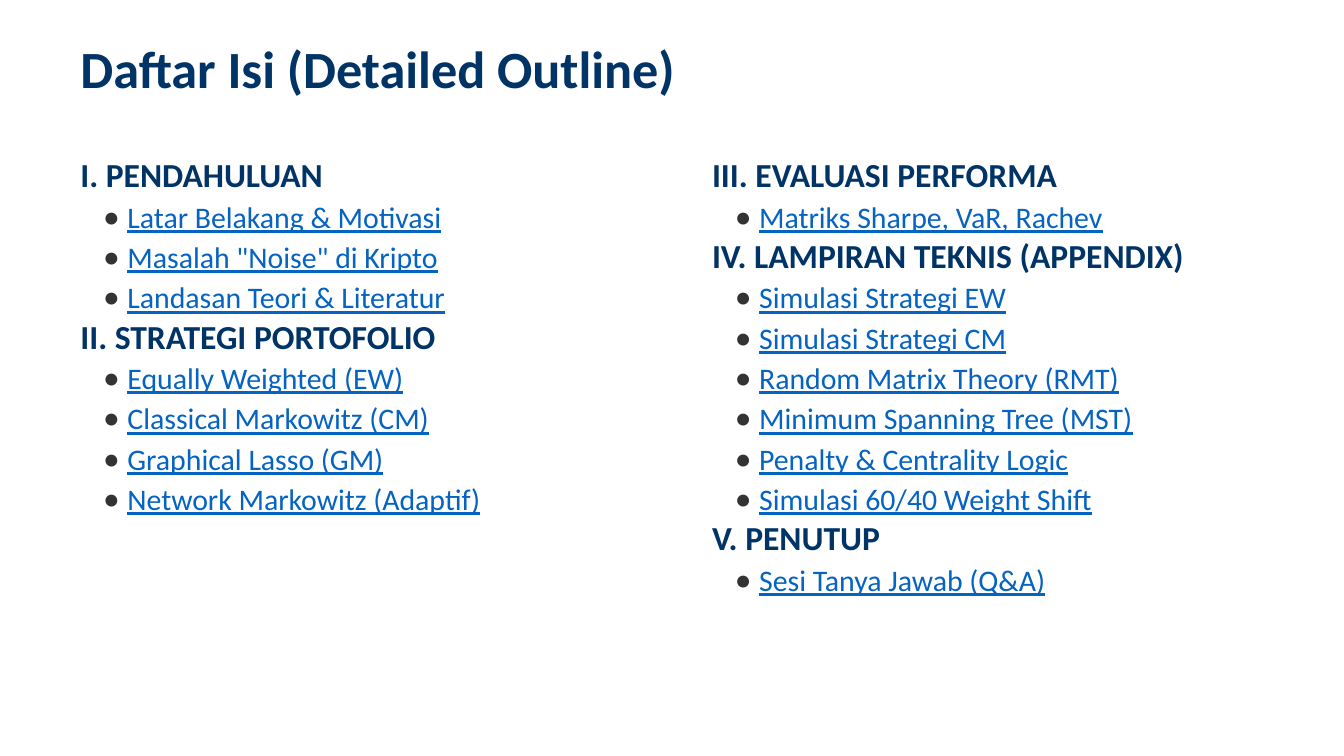
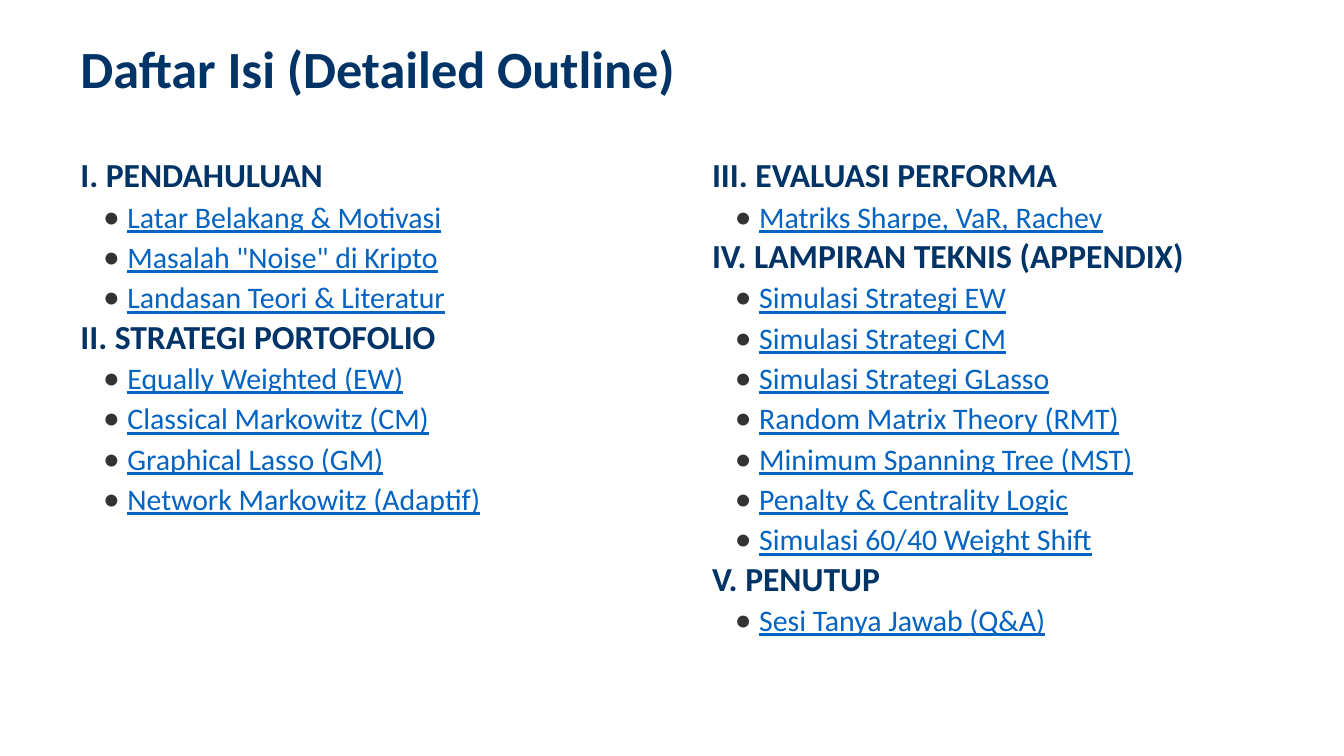
Before and after one commit to ragilrojo/RepoThesis, a slide deck: slide 2 of Presentasi_Proposal_Update.pptx. Drawn at 1344x756 pixels with LibreOffice and Linux fonts; fonts in the diff are those of the drawing. Boxes give left, top, right and bottom in pixels: in the first picture for what was removed or moved away, otherwise in the second. Text is boxed around its words. In the diff, an @@ line names an element or a change of style, - is before the commit and + after.

Commit message:
feat: add GLasso Simulation link to Table of Contents

```diff
--- a/Presentasi_Proposal_Update.pptx
+++ b/Presentasi_Proposal_Update.pptx
@@ text at bbox=[759, 368, 1050, 394]: paragraph added @@
+• Simulasi Strategi GLasso
```
Also in this commit, not shown: 1 other file.
